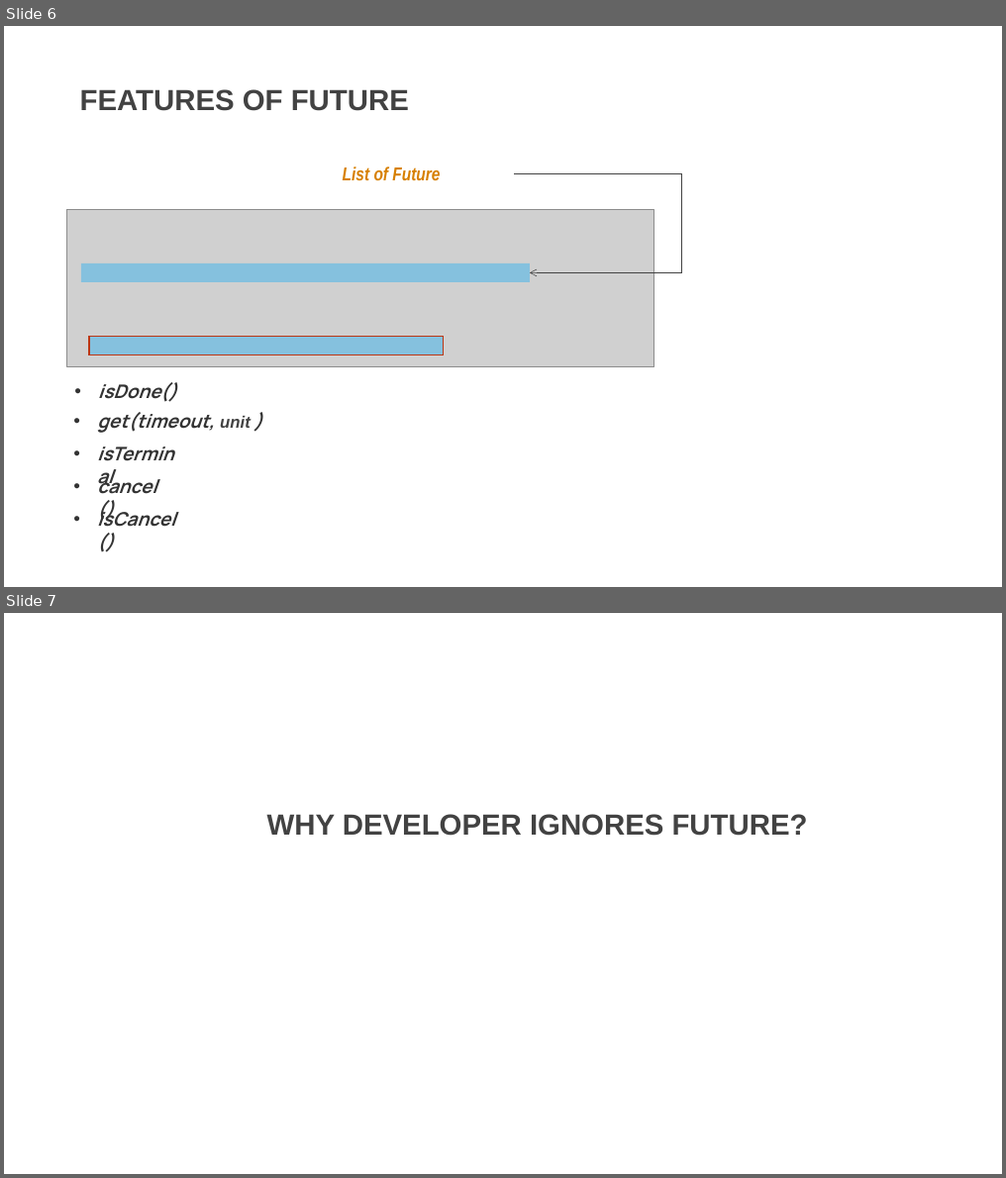
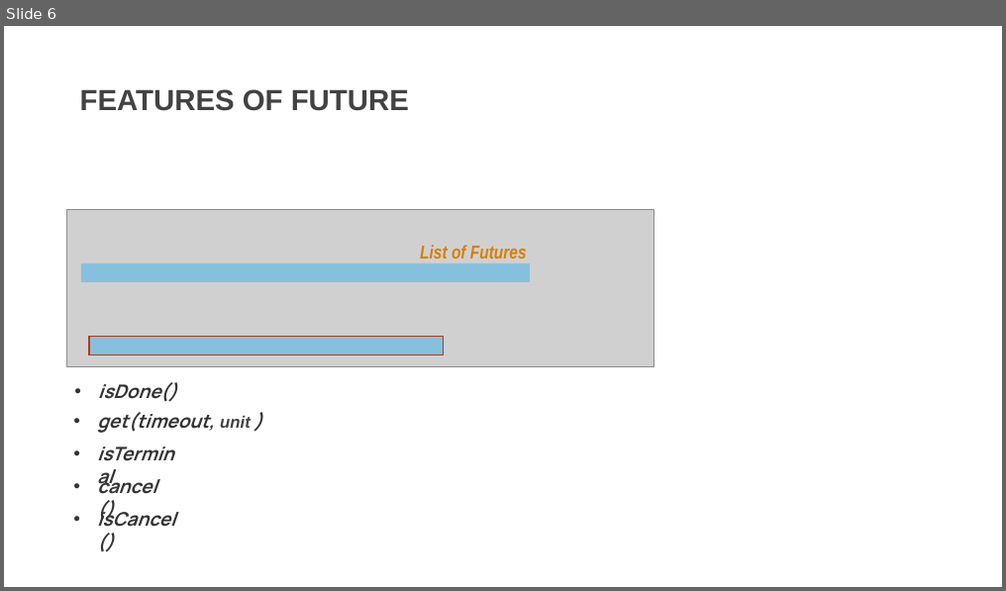
Before and after one commit to DevDay2019-AxonActive/DevDay2019---Advanced-Java, a slide deck: presentations/java_future.pptx. Shown one above the other, each under a label of ours: slides 6 and 7 before the commit, slide 6 after it. The pictures are 1006x1178 and 1006x591 pixels, drawn with LibreOffice and Linux fonts; fonts in the diff are those of the drawing; grey boxes stand for pictures; background and template pictures are left out. Boxes give left, top, right and bottom in pixels: in the first picture for what was removed or moved away, otherwise in the second. Text is boxed around its words. In the diff, an @@ line names an element or a change of style, - is before the commit and + after.

```diff
--- a/presentations/java_future.pptx
+++ b/presentations/java_future.pptx
@@ slide 7 removed at bbox=[4, 613, 1002, 1174], background picture (left out) @@
@@ text removed at bbox=[267, 814, 808, 836] @@
-WHY DEVELOPER IGNORES FUTURE?
@@ slide 6 changed as well @@
@@ elbow arrow removed from (515, 174) to (530, 274) @@
@@ text at bbox=[420, 245, 527, 259]: text changed @@
-List of Future
+List of Futures
```
Also in this commit, not shown: 12 other slides changed, 3 slides added, 8 other slides removed.
